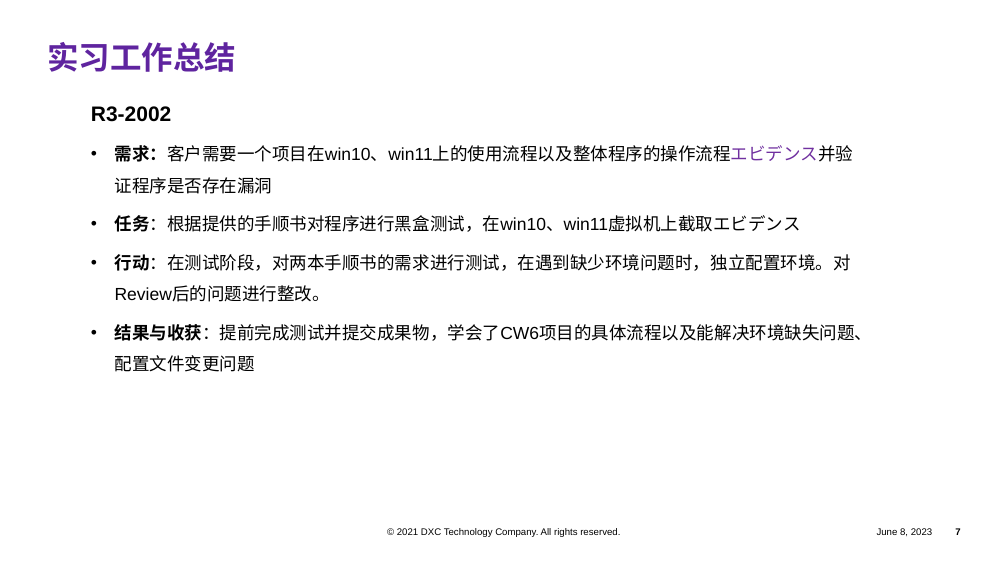
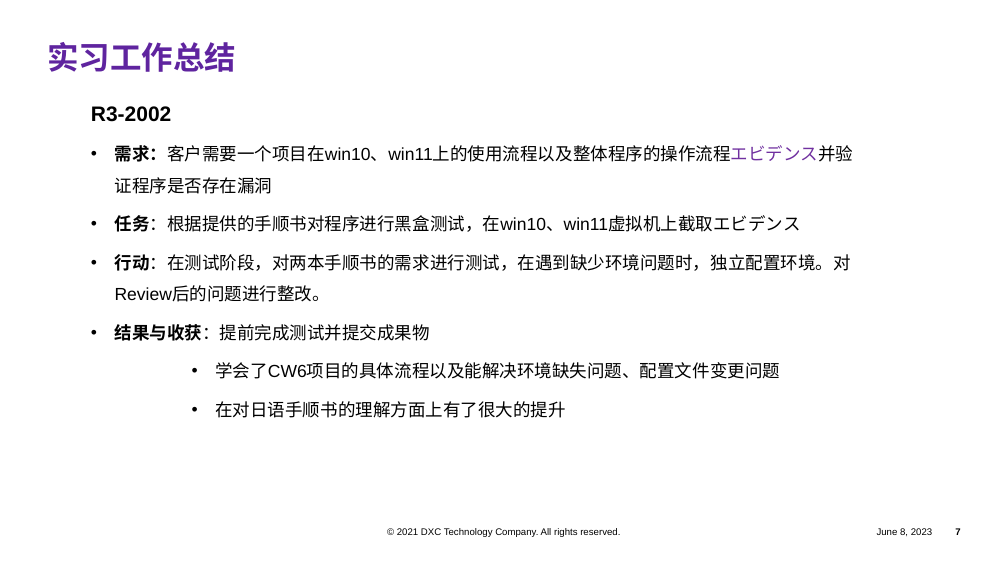
Before and after one commit to pangpangzhuxiaoyu/zhubiye, a slide deck: slide 7 of company space/实习报告/实习报告_朱赫.pptx. Drawn at 1008x567 pixels with LibreOffice and Linux fonts; fonts in the diff are those of the drawing; background and template pictures are left out. Boxes give left, top, right and bottom in pixels: in the first picture for what was removed or moved away, otherwise in the second. Text is boxed around its words. In the diff, an @@ line names an element or a change of style, - is before the commit and + after.

```diff
--- a/company space/实习报告/实习报告_朱赫.pptx
+++ b/company space/实习报告/实习报告_朱赫.pptx
@@ text at <box>115,324,780,418</box>: text changed @@
-• 结果与收获：提前完成测试并提交成果物，学会了CW6项目的具体流程以及能解决环境缺失问题、配置文件变更问题
+• 结果与收获：提前完成测试并提交成果物
+    • 学会了CW6项目的具体流程以及能解决环境缺失问题、配置文件变更问题
+    • 在对日语手顺书的理解方面上有了很大的提升
```
Also in this commit, not shown: 2 other slides changed, 1 other file.
